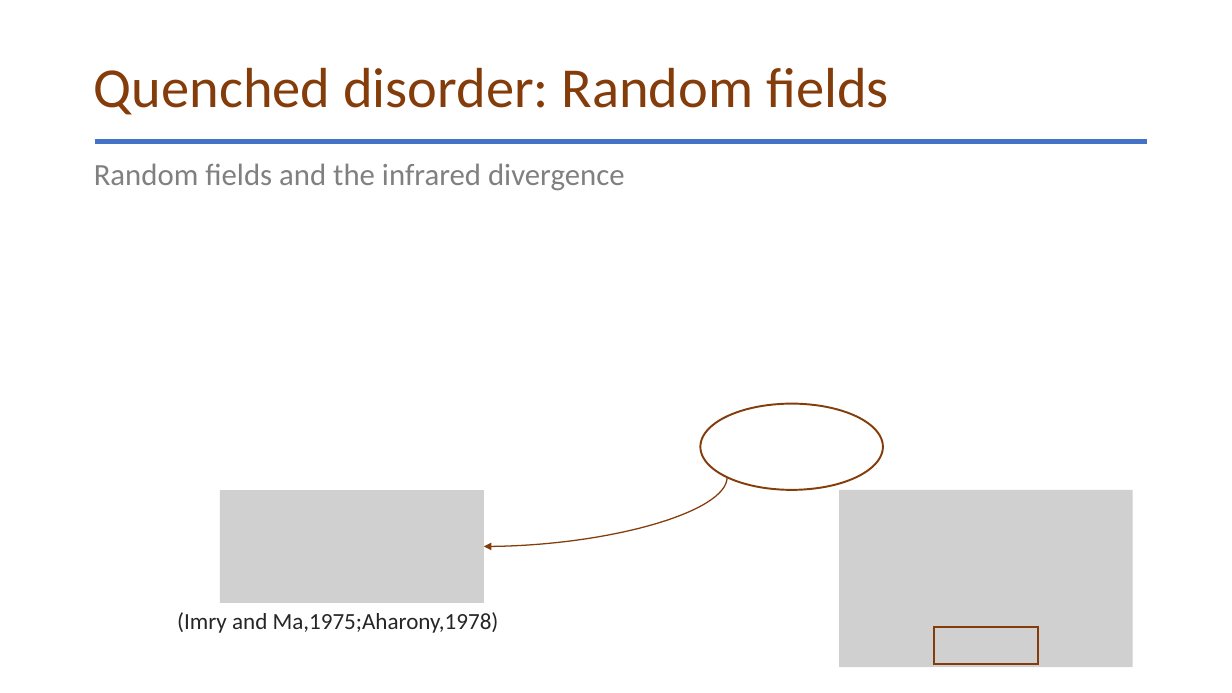
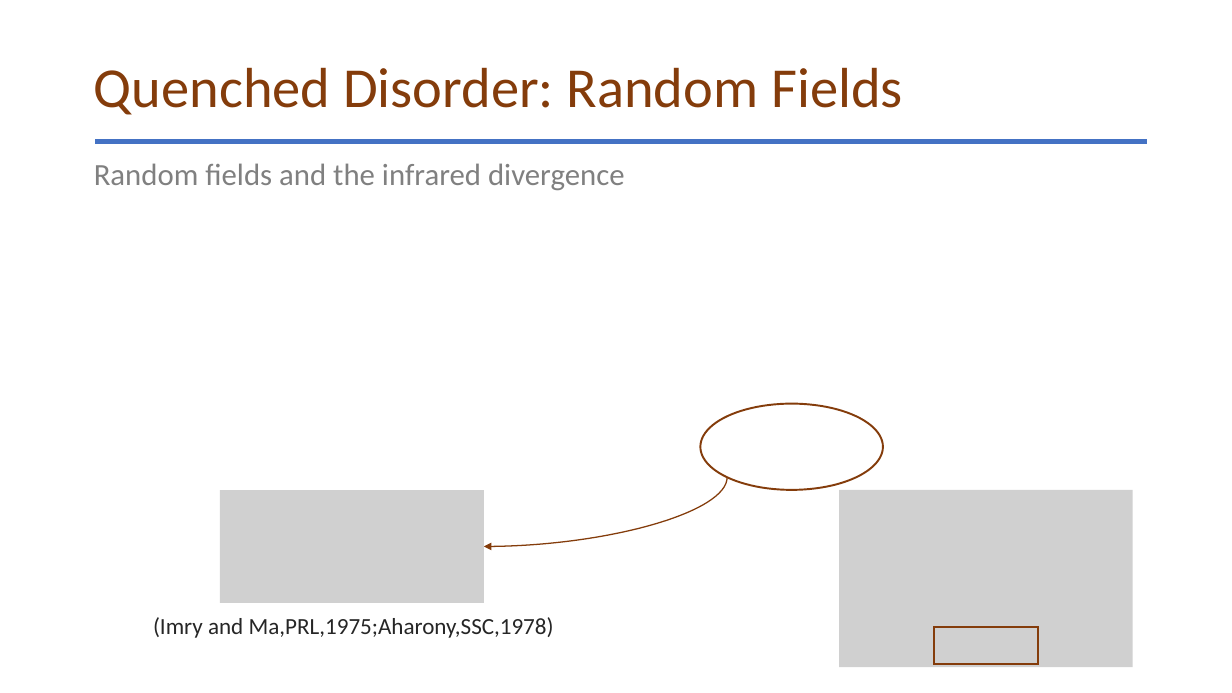
Before and after one commit to glacieant/disordered_triangular_swt, a slide deck: slide 8 of talk/disordered_non-collinear_magnet.pptx (slide 7 before the commit). Drawn at 1232x693 pixels with LibreOffice and Linux fonts; fonts in the diff are those of the drawing; grey boxes stand for pictures. Boxes give left, top, right and bottom in pixels: in the first picture for what was removed or moved away, otherwise in the second. Text is boxed around its words. In the diff, an @@ line names an element or a change of style, - is before the commit and + after.

```diff
--- a/talk/disordered_non-collinear_magnet.pptx
+++ b/talk/disordered_non-collinear_magnet.pptx
@@ title at [94,67,903,115]: text changed @@
-Quenched disorder: Random fields
+Quenched Disorder: Random Fields
@@ text at [153,617,554,638]: text changed @@
-(Imry and Ma,1975;Aharony,1978)
+(Imry and Ma,PRL,1975;Aharony,SSC,1978)
```
Also in this commit, not shown: 7 other slides changed, 12 slides added, 13 other files.
